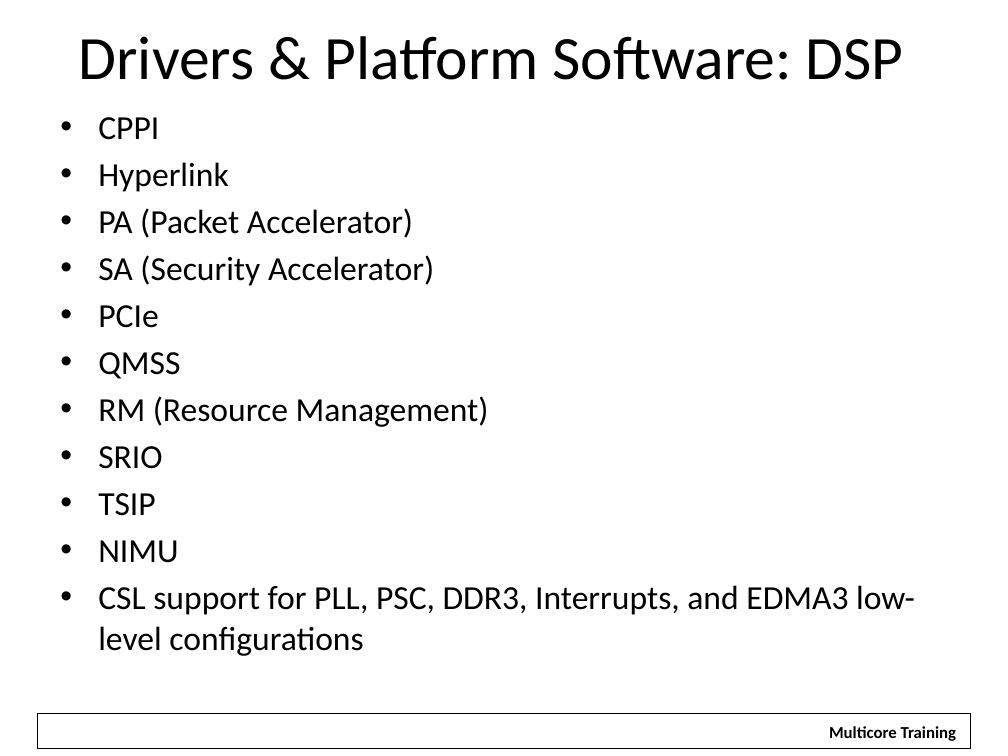
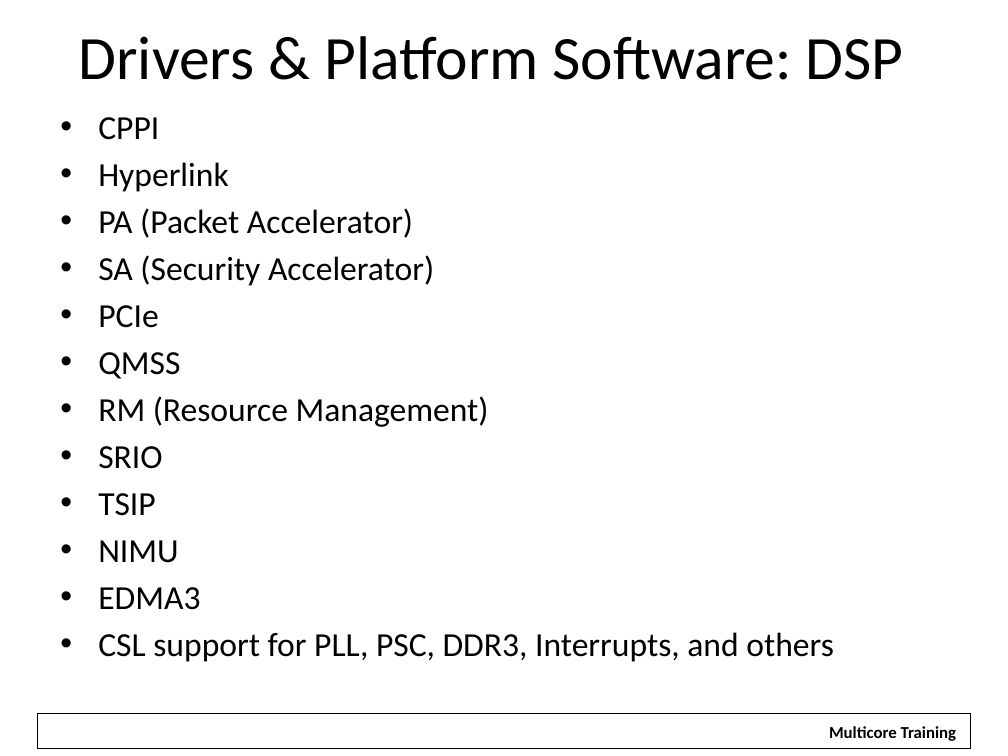
Before and after one commit to hari1989/keystone-workshop, a slide deck: slide 33 of preliminary/Working/presentations/KS1-2 SW Overview.pptx (slide 34 before the commit). Drawn at 1008x756 pixels with LibreOffice and Linux fonts; fonts in the diff are those of the drawing; background and template pictures are left out. Boxes give left, top, right and bottom in pixels: in the first picture for what was removed or moved away, otherwise in the second. Text is boxed around its words. In the diff, an @@ line names an element or a change of style, - is before the commit and + after.

```diff
--- a/preliminary/Working/presentations/KS1-2 SW Overview.pptx
+++ b/preliminary/Working/presentations/KS1-2 SW Overview.pptx
@@ text at [98,587,834,662]: text changed @@
-• CSL support for PLL, PSC, DDR3, Interrupts, and EDMA3 low-level configurations
+• EDMA3
+• CSL support for PLL, PSC, DDR3, Interrupts, and others
```
Also in this commit, not shown: 20 other slides changed, 1 slide removed.
